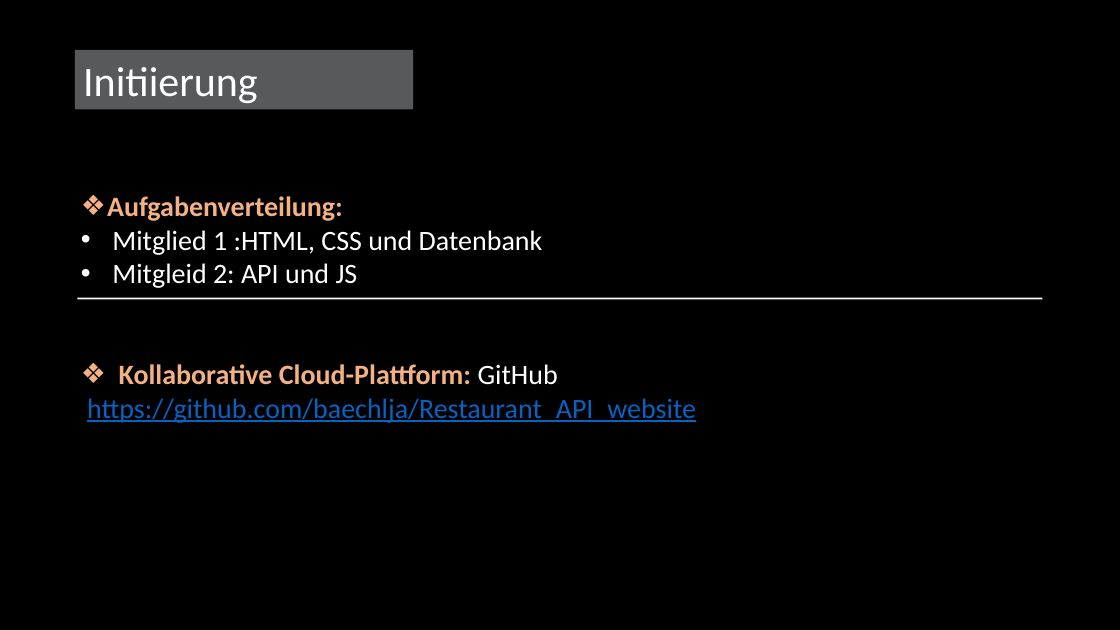
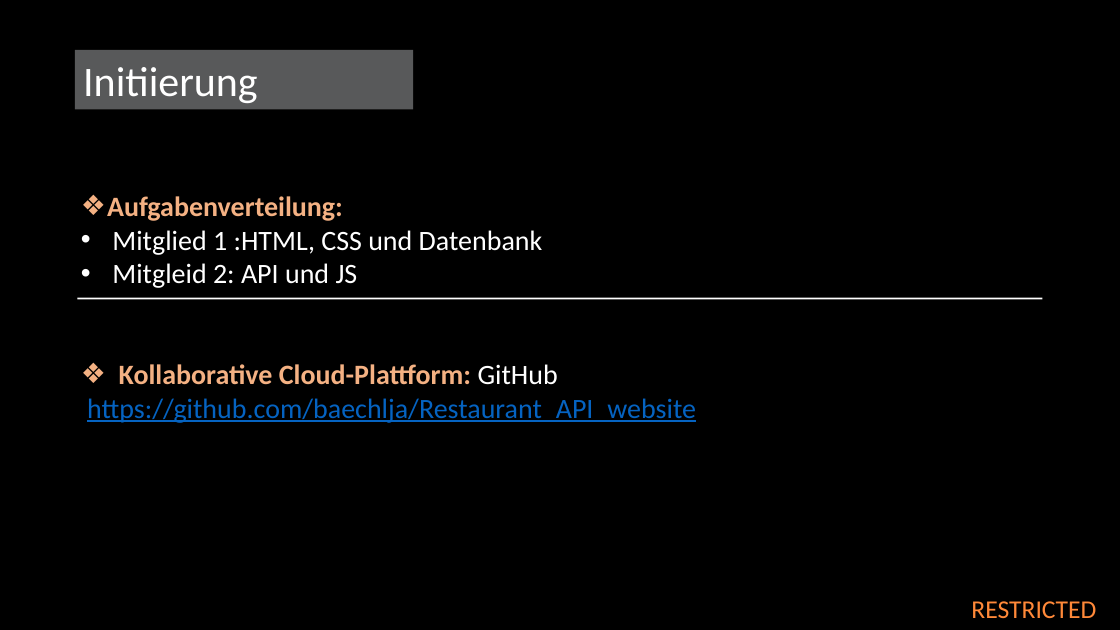
Before and after one commit to baechlja/Restaurant_API_website, a slide deck: slide 4 of documentation/WebProject09112021.pptx. Drawn at 1120x630 pixels with LibreOffice and Linux fonts; fonts in the diff are those of the drawing; background and template pictures are left out. Boxes give left, top, right and bottom in pixels: in the first picture for what was removed or moved away, otherwise in the second. Text is boxed around its words. In the diff, an @@ line names an element or a change of style, - is before the commit and + after.

```diff
--- a/documentation/WebProject09112021.pptx
+++ b/documentation/WebProject09112021.pptx
@@ text added at box(971, 601, 1096, 618), 22 pt, text #FF8939 @@
+RESTRICTED
```
Also in this commit, not shown: 9 other slides changed.
